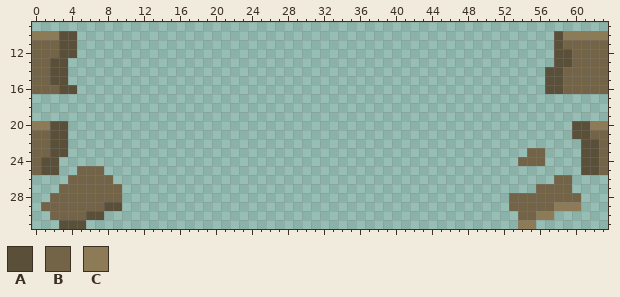
Pixel-art sprite, stored at LudumDare37.gmx/sprites/images/sprFenceH_1.png. The first picture shows the starting point.
The file is 32x32 pixels. Shown: x 0..63, y 9..31. The old version is drawn lined up with the new one.
Palette (. is transparent): A #5a4f38  B #736448  C #8d7b58
Pixels before, first column x 0:
10 CCCAA.....................................................ACCCCC
11 BBBAA.....................................................ABBBBB
12 BBBAA.....................................................AABBBB
13 BBAA......................................................AABBBB
14 BBAA.....................................................AABBBBB
15 BBAA.....................................................AABBBBB
16 BBBAA....................................................AABBBBB
17 ................................................................
18 ................................................................
19 ................................................................
20 CCAA........................................................AACC
21 BBAA........................................................AABB
22 BBAA.........................................................AAB
23 BBAA...................................................BB....AAB
24 BAA...................................................BBB....AAB
25 BAA..BBB.....................................................AAB
26 ....BBBBB.................................................BB....
27 ...BBBBBBB..............................................BBBB....
28 ..BBBBBBBB...........................................BBBBBBBB...
29 .BBBBBBBAA...........................................BBBBBCCC...
30 ..BBBBAA..............................................BBCC......
31 ...AAA................................................CC........
The result:
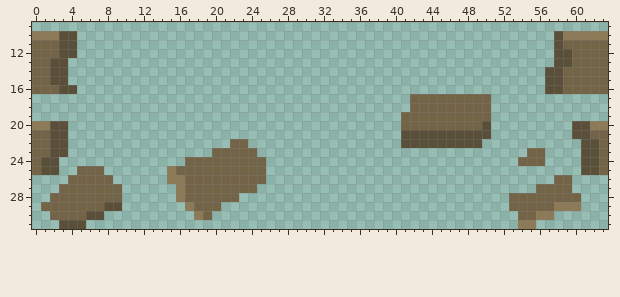
Log entry: breaking fence sound and sprite change
Diff:
canvas 32x32 -> 64x32; drawings rearranged on the sheet (the old picture shows each at its new place)
Colour A now appears in row 20 at x 50; in row 21 at x 41 to 50; in row 22 at x 41 to 49.
Colour B now appears in rows 17 to 18 at x 42 to 50; in row 19 at x 41 to 50; in row 20 at x 41 to 49; in row 22 at x 22 to 23; in row 23 at x 20 to 24; in row 24 at x 17 to 25.
Colour B now appears in row 25 at x 16 to 25; in row 26 at x 17 to 25; in row 27 at x 17 to 24; in row 28 at x 17 to 22; in row 29 at x 18 to 20; in row 30 at x 19.
Colour C now appears in row 25 at x 15; in row 26 at x 15 to 16; in rows 27 to 28 at x 16; in row 29 at x 17; in row 30 at x 18.
